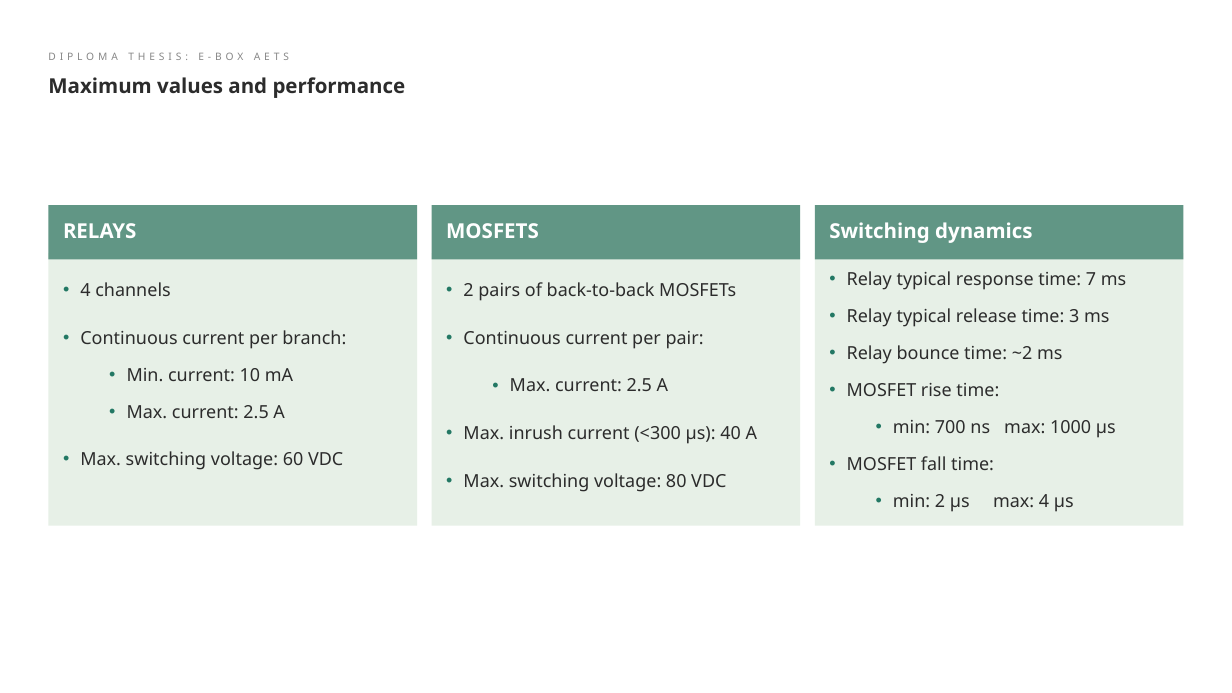
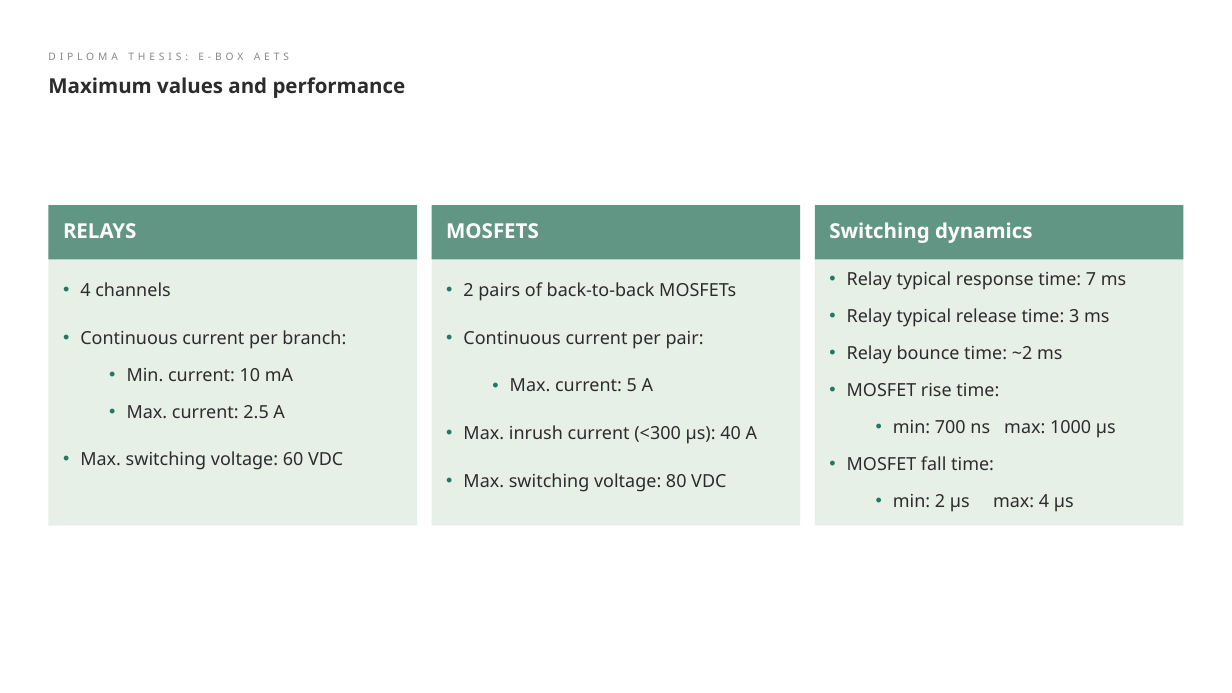
Before and after one commit to MrMicek/AETS, a slide deck: slide 16 of diagramy diplomka svg flashka/AETS_Presentation_for_testers.pptx. Drawn at 1232x693 pixels with LibreOffice and Linux fonts; fonts in the diff are those of the drawing; background and template pictures are left out. Boxes give left, top, right and bottom in pixels: in the first picture for what was removed or moved away, otherwise in the second. Text is boxed around its words. In the diff, an @@ line names an element or a change of style, - is before the commit and + after.

```diff
--- a/diagramy diplomka svg flashka/AETS_Presentation_for_testers.pptx
+++ b/diagramy diplomka svg flashka/AETS_Presentation_for_testers.pptx
@@ text in rectangle at (510, 378, 653, 391): text changed @@
-  • Max. current: 2.5 A
+  • Max. current: 5 A
```
Also in this commit, not shown: 3 other slides changed, 3 slides added, 35 other files.
